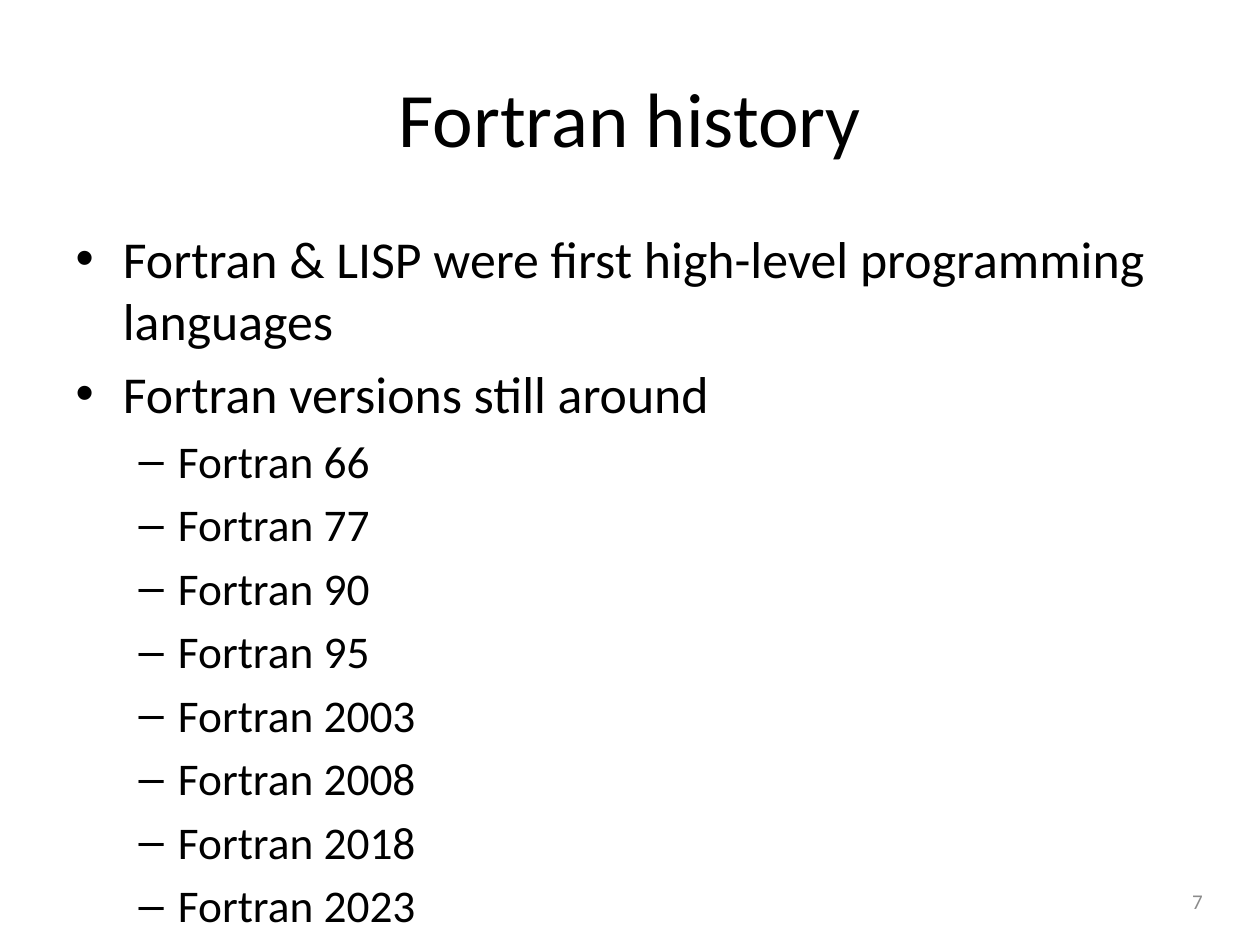
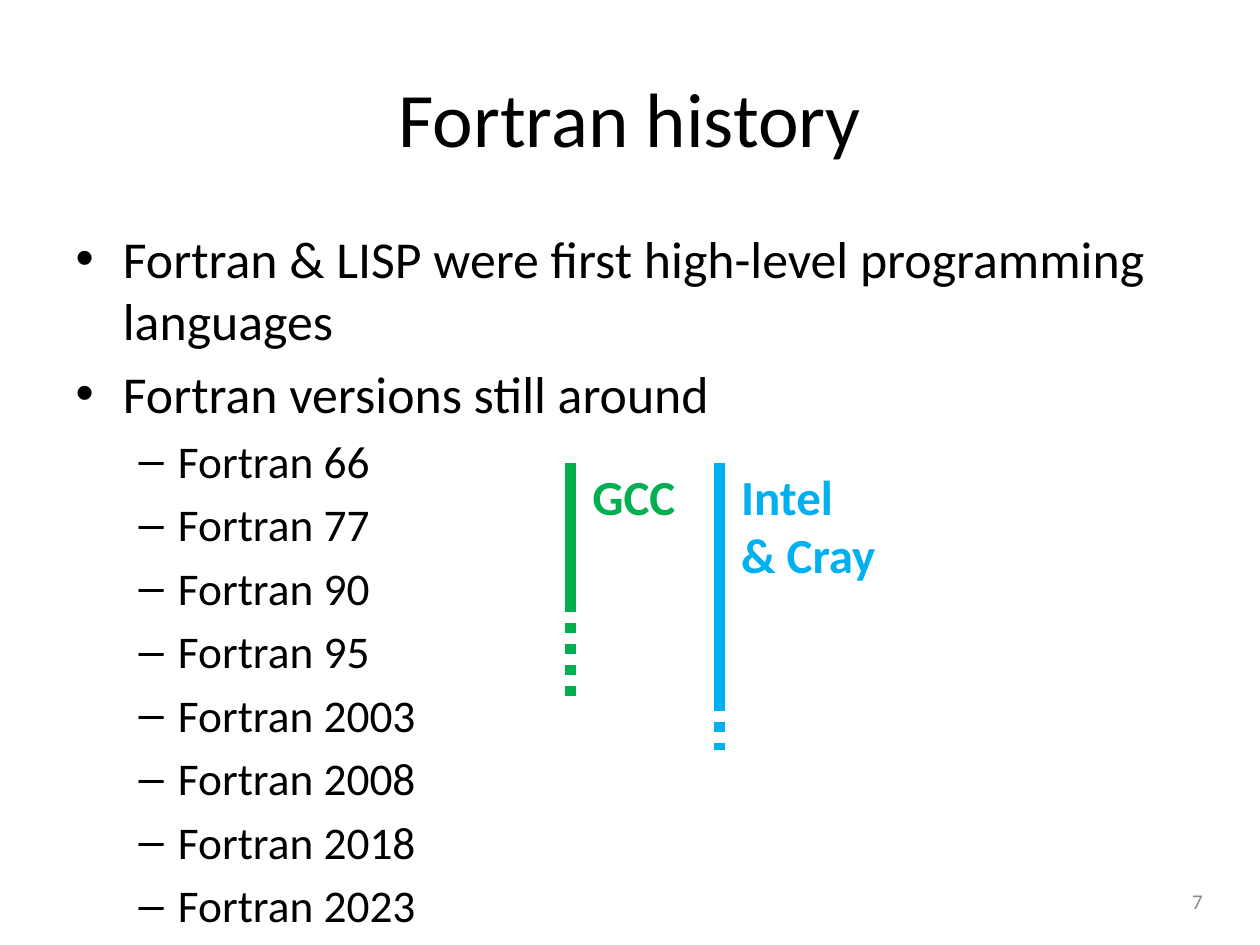
Before and after one commit to gjbex/Fortran-for-programmers, a slide deck: slide 7 of fortran_for_programmers.pptx. Drawn at 1260x945 pixels with LibreOffice and Linux fonts; fonts in the diff are those of the drawing. Boxes give left, top, right and bottom in pixels: in the first picture for what was removed or moved away, otherwise in the second. Text is boxed around its words. In the diff, an @@ line names an element or a change of style, - is before the commit and + after.

Commit message:
Add compiler standard complience info

```diff
--- a/fortran_for_programmers.pptx
+++ b/fortran_for_programmers.pptx
@@ line added from (571, 462) to (571, 601), #00B050 6 pt @@
@@ line added from (719, 462) to (719, 701), #00B0F0 6 pt @@
@@ text added at <box>592,483,675,516</box>, 28 pt, text #00B050, bold @@
+GCC
@@ text added at <box>741,480,876,581</box>, 28 pt, text #00B0F0, bold @@
+Intel
+& Cray
@@ line added from (571, 601) to (571, 701), #00B050 6 pt dashed @@
@@ line added from (719, 701) to (719, 750), #00B0F0 6 pt dashed @@
```
